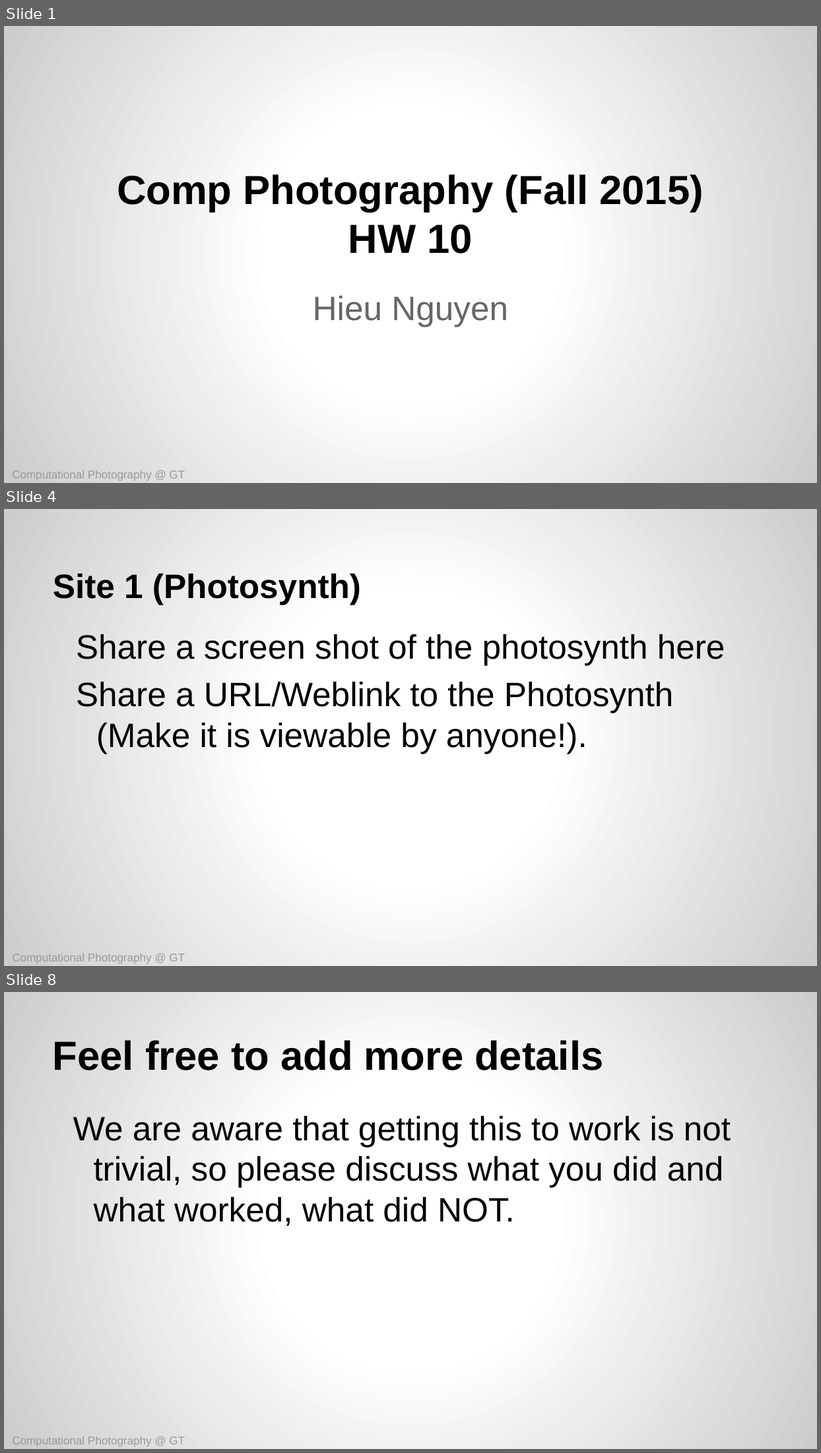
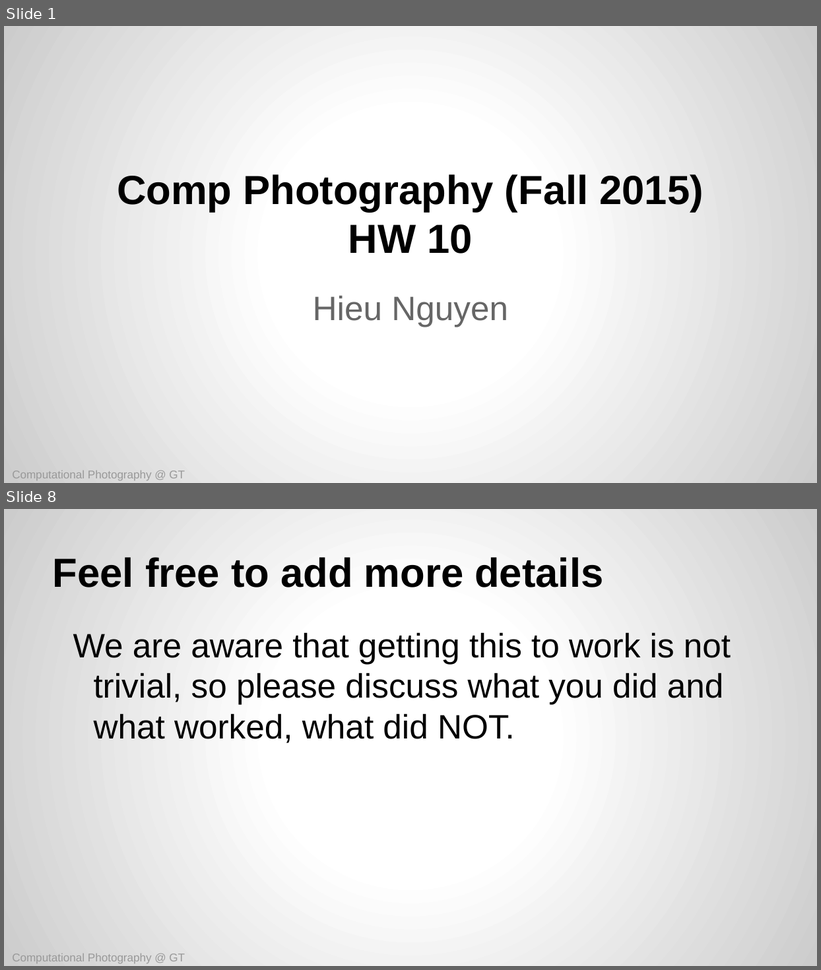
Before and after one commit to reachkrishnaraj/computational-photography, a slide deck: assignments/hw10/CompPhoto-GT-A10-Template.pptx. Shown one above the other, each under a label of ours: slides 1, 4 and 8 before the commit, slides 1 and 8 after it; the slides between them are not shown. The pictures are 821x1453 and 821x970 pixels, drawn with LibreOffice and Linux fonts; fonts in the diff are those of the drawing. Boxes give left, top, right and bottom in pixels: in the first picture for what was removed or moved away, otherwise in the second. Text is boxed around its words. In the diff, an @@ line names an element or a change of style, - is before the commit and + after.

```diff
--- a/assignments/hw10/CompPhoto-GT-A10-Template.pptx
+++ b/assignments/hw10/CompPhoto-GT-A10-Template.pptx
@@ slide 4 removed at (4, 509, 817, 966), background gradient #FFFFFF to #CCCCCC @@
@@ title removed at (53, 573, 361, 605) @@
-Site 1 (Photosynth)
@@ text removed at (76, 634, 725, 754) @@
-Share a screen shot of the photosynth here
-Share a URL/Weblink to the Photosynth (Make it is viewable by anyone!).
@@ text removed at (12, 954, 185, 964) @@
-Computational Photography @ GT
```
Also in this commit, not shown: 3 slides changed, 3 slides added, 2 other slides removed.
